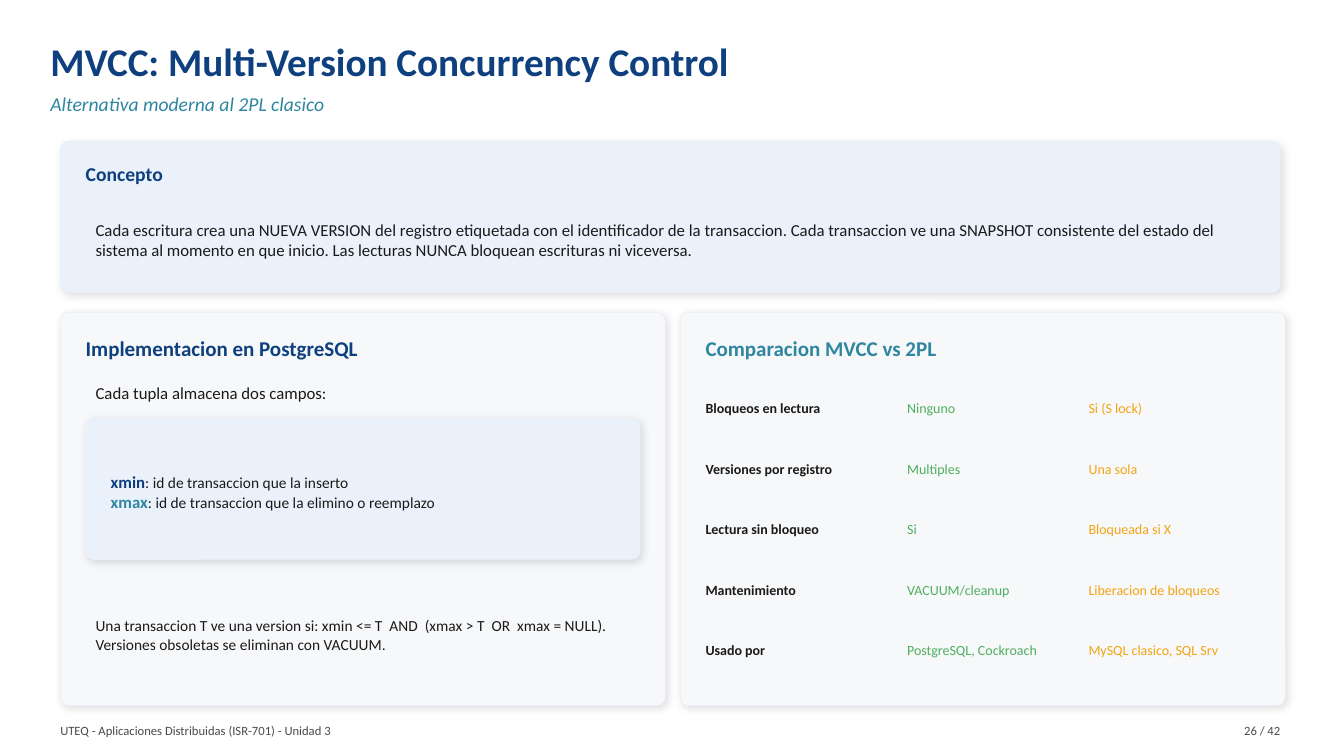
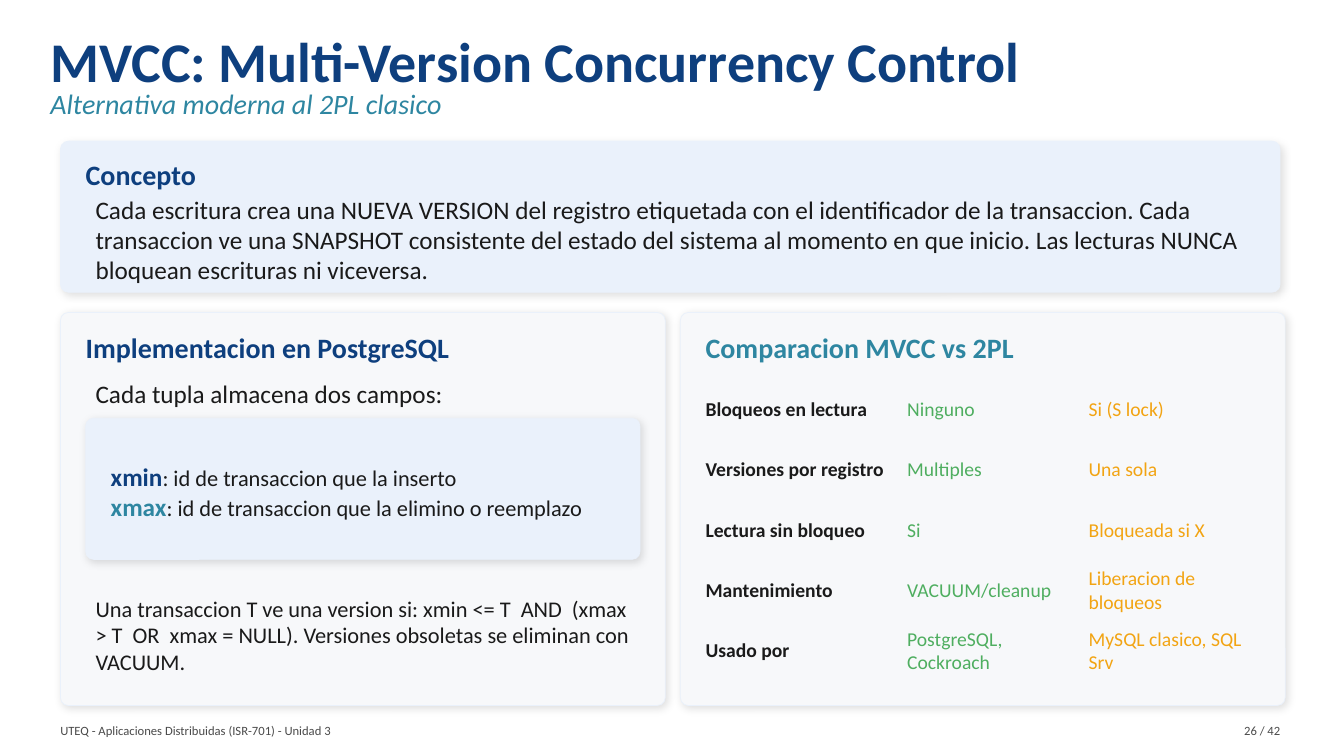
Before and after one commit to gleiston-guerrero/Asignaturas, a slide deck: slide 26 of AplicacionesDistribuidas/Material de clases/BDD_Presentacion.pptx. Drawn at 1344x756 pixels with LibreOffice and Linux fonts; fonts in the diff are those of the drawing. Boxes give left, top, right and bottom in pixels: in the first picture for what was removed or moved away, otherwise in the second. Text is boxed around its words. In the diff, an @@ line names an element or a change of style, - is before the commit and + after.

```diff
--- a/AplicacionesDistribuidas/Material de clases/BDD_Presentacion.pptx
+++ b/AplicacionesDistribuidas/Material de clases/BDD_Presentacion.pptx
@@ text "MVCC: Multi-Version Concurrency Control" at (50,42,1019,96): size 28 to 40 pt @@
@@ text "Alternativa moderna al 2PL clasico" at (50,94,442,114): size 14 to 20 pt @@
@@ text "Concepto" at (86,166,196,190): size 14 to 20 pt @@
@@ text "Cada escritura crea una NUEVA ..." at (96,201,1238,283): size 12 to 18 pt @@
@@ text "Implementacion en PostgreSQL" at (86,338,448,363): size 15 to 20 pt @@
@@ text "Comparacion MVCC vs 2PL" at (706,338,1014,363): size 15 to 20 pt @@
@@ text "Cada tupla almacena dos campos:" at (96,385,443,407): size 12 to 18 pt @@
@@ text "xmin: id de transaccion que ..." at (111,468,582,520): size 12 to 18 pt in "xmin:", "xmax:"; size 11 to 16 pt in "xmin: id de transaccion que la inserto", "xmax: id de transaccion que la elimino ..." @@
@@ text "Una transaccion T ve una ..." at (96,601,629,670): size 11 to 16 pt @@
@@ size 10 to 14 pt in 15 elements at (706,402,867,419), (907,402,975,420), (1089,402,1164,419), (706,462,883,480), (907,462,982,479), (1089,462,1157,476), (706,523,865,540), (907,523,920,537), (1089,523,1205,540), (706,583,833,597), (907,583,1051,600), (1089,571,1195,612), (706,643,789,660), (907,633,1002,669), (1089,632,1241,669) @@
```
Also in this commit, not shown: 17 other slides changed.
